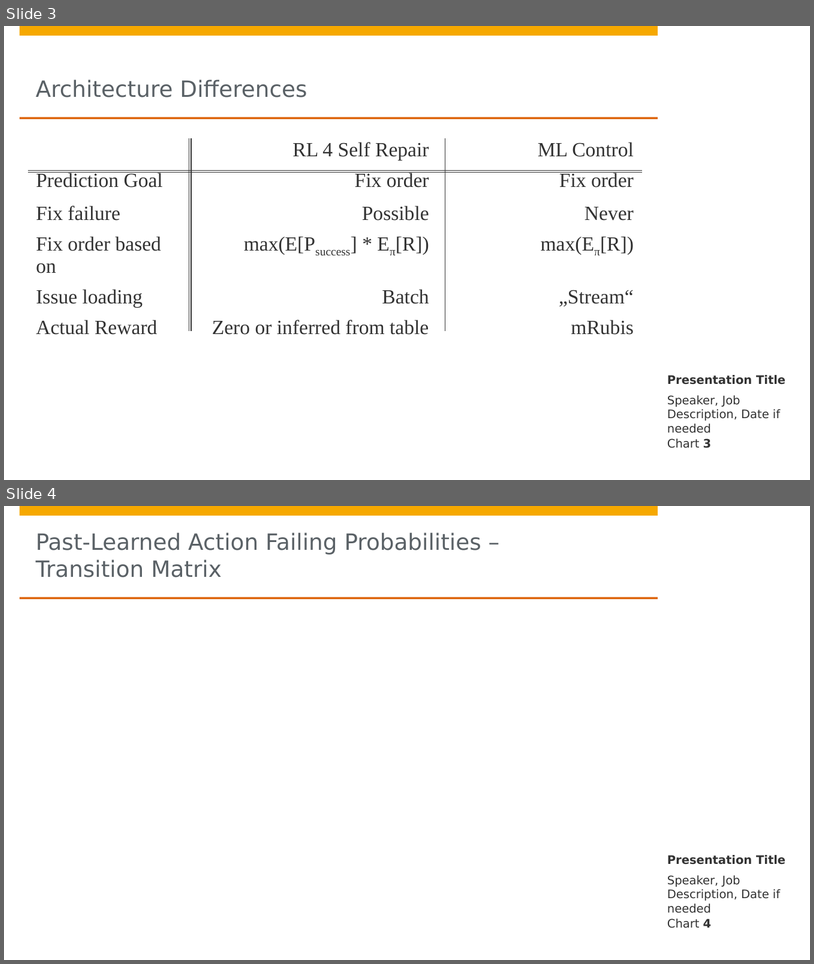
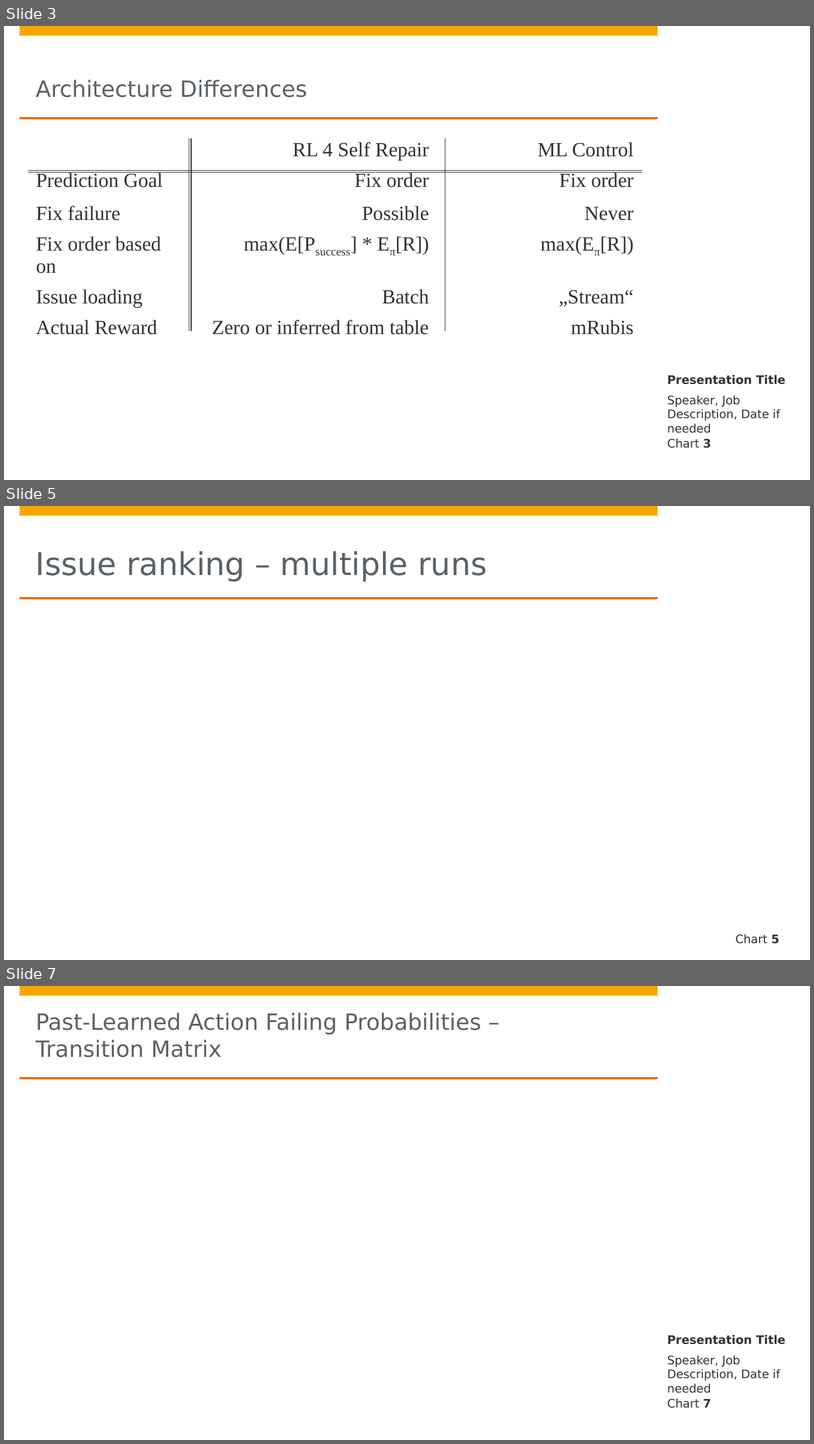
Before and after one commit to Phimanu/MachineLearningControl, a slide deck: mrubis_controller/presentation/MLC.pptx. Shown one above the other, each under a label of ours: slides 3 and 4 before the commit, slides 3, 5 and 7 after it; the slides between them are not shown. The pictures are 814x964 and 814x1444 pixels, drawn with LibreOffice and Linux fonts; fonts in the diff are those of the drawing; background and template pictures are left out. Boxes give left, top, right and bottom in pixels: in the first picture for what was removed or moved away, otherwise in the second. Text is boxed around its words. In the diff, an @@ line names an element or a change of style, - is before the commit and + after.

```diff
--- a/mrubis_controller/presentation/MLC.pptx
+++ b/mrubis_controller/presentation/MLC.pptx
@@ slide 5 added at (4,506,810,960), background picture (left out); not listed: 4 template elements that a slide beside it also shows @@
@@ title added at (36,551,488,582), 28 pt, text #5A6166 @@
+Issue ranking – multiple runs
@@ page number added at (736,934,780,943), 10.5 pt, text #323232 @@
+Chart 5
@@ what was slide 4 is now slide 7 @@
@@ page number at (668,1398,712,1408): text changed @@
-Chart 4
+Chart 7
```
Also in this commit, not shown: 3 other slides added.
